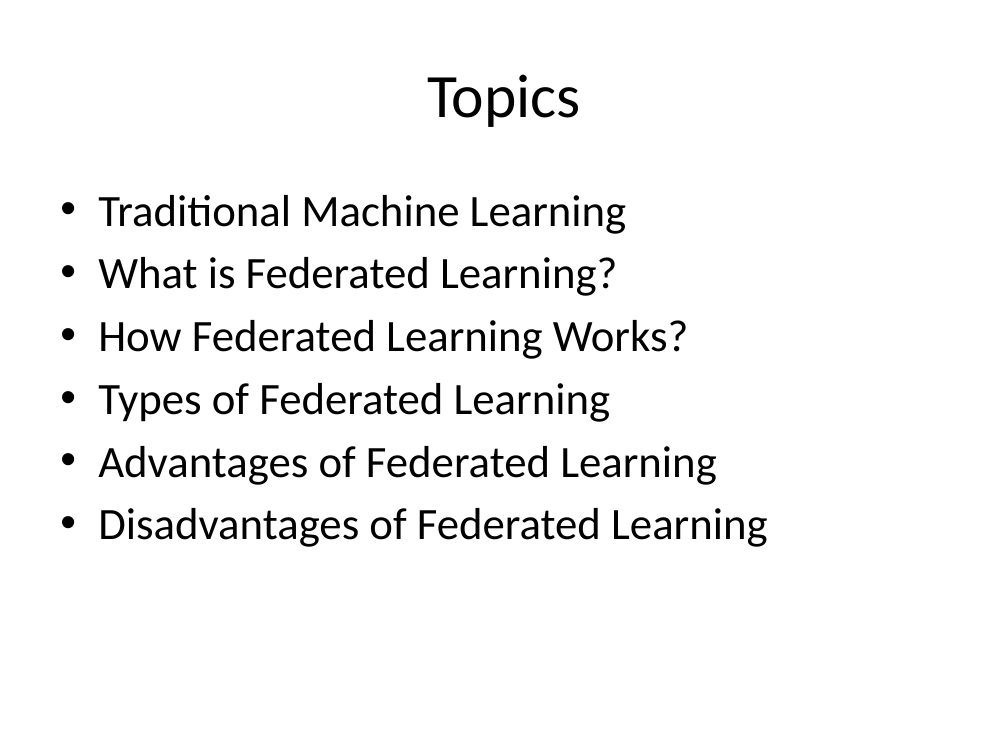
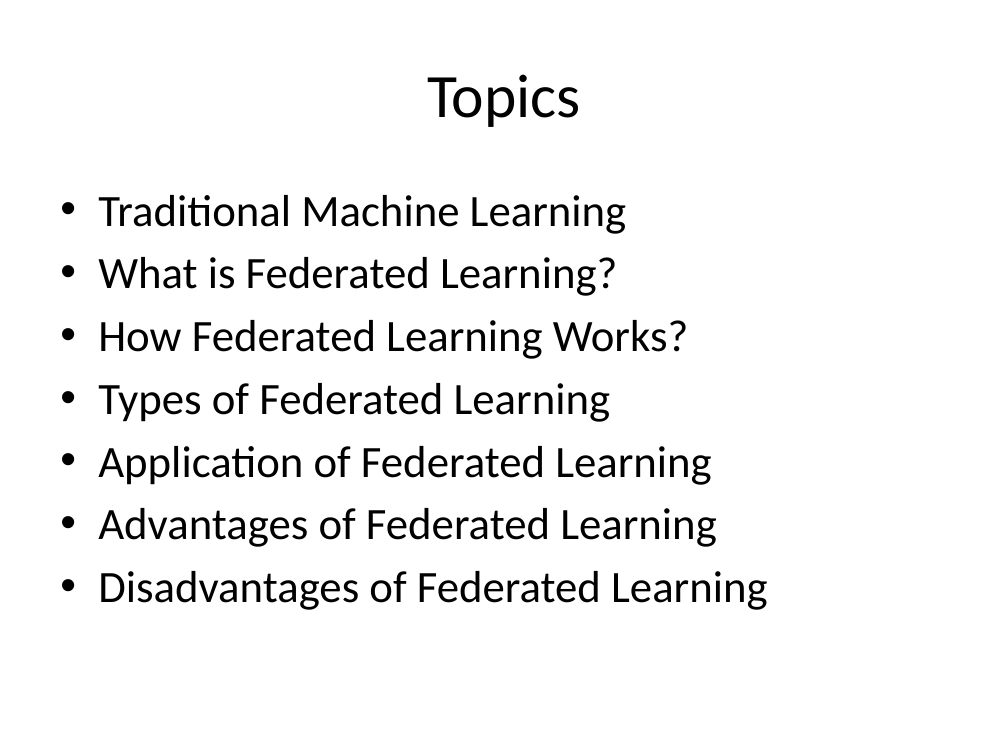
Before and after one commit to look4pritam/FederatedLearning, a slide deck: slide 2 of Presentations/FederatedLearning.pptx. Drawn at 1008x756 pixels with LibreOffice and Linux fonts; fonts in the diff are those of the drawing. Boxes give left, top, right and bottom in pixels: in the first picture for what was removed or moved away, otherwise in the second. Text is boxed around its words. In the diff, an @@ line names an element or a change of style, - is before the commit and + after.

```diff
--- a/Presentations/FederatedLearning.pptx
+++ b/Presentations/FederatedLearning.pptx
@@ text at [98,446,712,485]: paragraph added @@
+• Application of Federated Learning
```
Also in this commit, not shown: 6 slides added.
